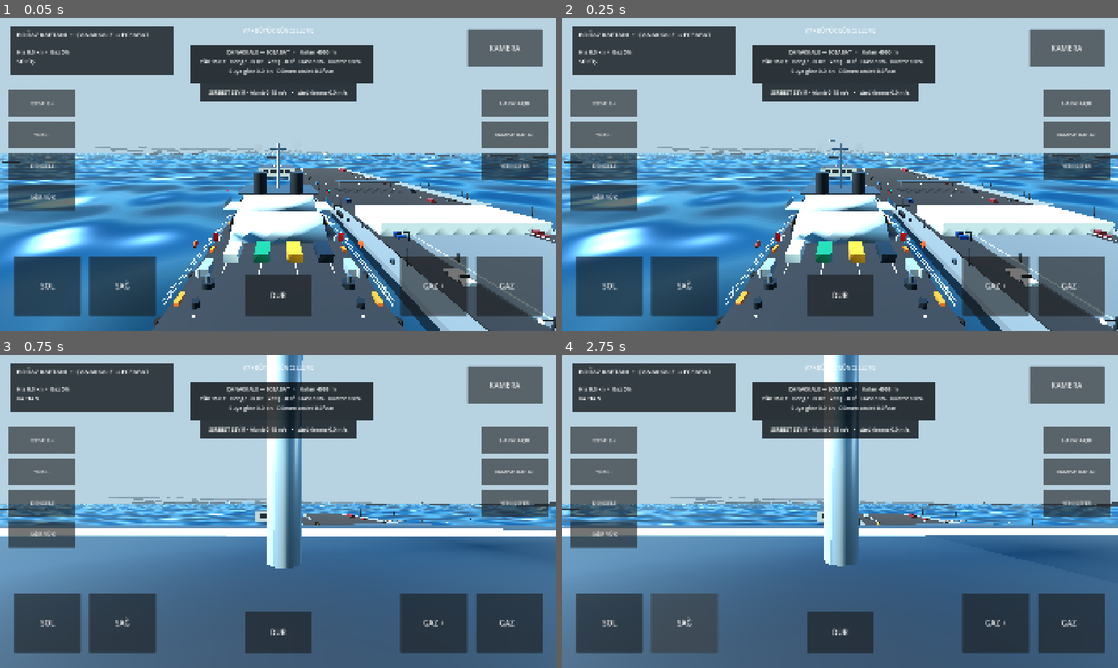
Above: before the commit, frames 1-4 (two rows, left to right).
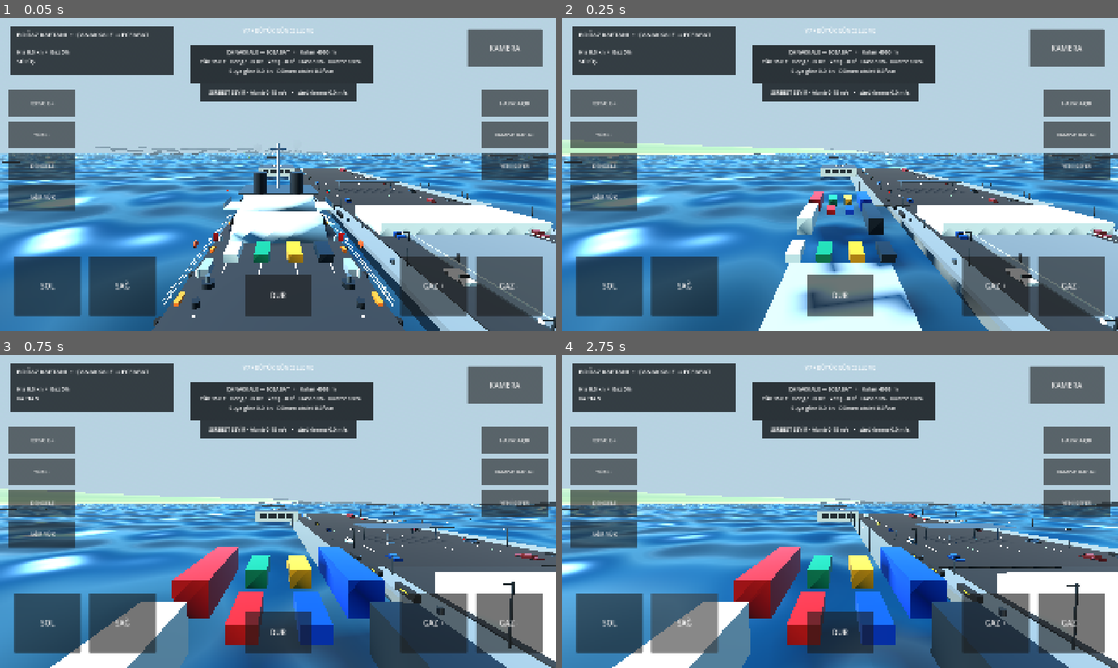
Above: after the commit, the same moments.

Repository: Kabatepe03/bogaz-kaptani
Game: Godot game, scene res://scenes/main.tscn
Two runs of this game, one before a commit and one after it. Both use one fixed random seed, a clock stepped at 60 frames per second and the inputs below.
Inputs:
- Up to frame 1 (0.05 s): no input
- Up to frame 2 (0.25 s): no input
- Up to frame 3 (0.75 s): hold D (steer_right) from 0.53 s (still down); tap C (camera_next) at 0.6 s
- Up to frame 4 (2.75 s): release D (steer_right) at 1.25 s; click "SOL" at 1.25 s; click "SAĞ" at 2 s

Frame 1 is identical in both runs. In frame 2, 15% of the frame differs, in the area x 0-100%, y 38-100%; in frame 3, 40%; in frame 4, 40%, in the area x 0-100%, y 0-100%.

Commit message:
feat(v11): enable real-world scenery and glTF asset pass

Diff:
--- a/project.godot
+++ b/project.godot
@@ -10,6 +10,7 @@
 V8Realism="*res://scripts/v8_realism.gd"
 V10Visuals="*res://scripts/v10_visuals.gd"
 V10ShipShell="*res://scripts/v10_ship_shell.gd"
+V11World="*res://scripts/v11_world.gd"
 
 [display]
 window/size/viewport_width=1920
